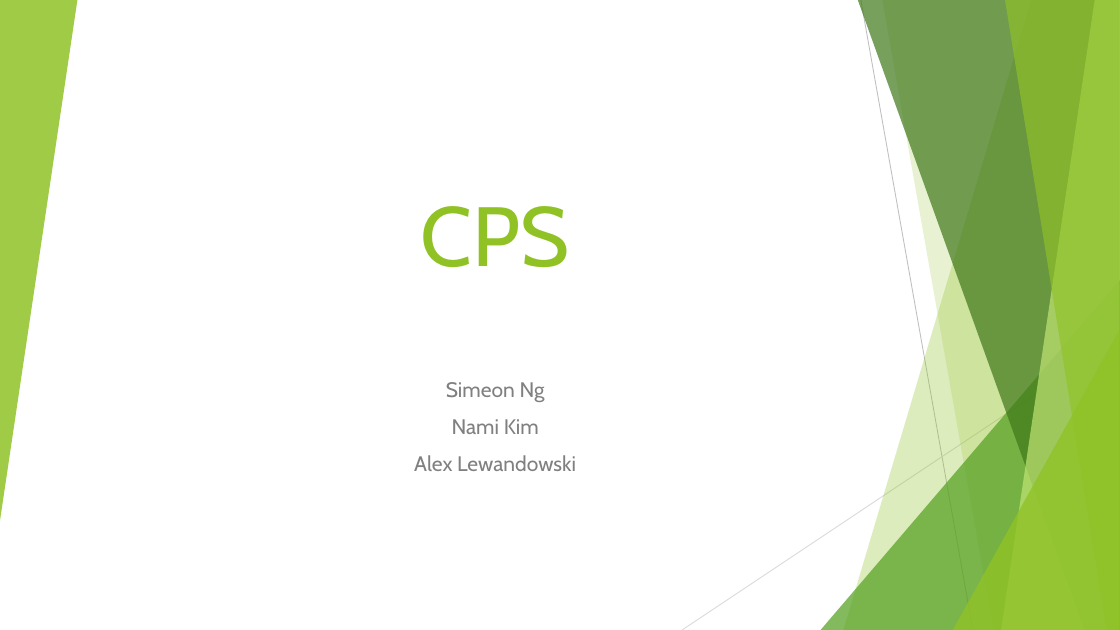
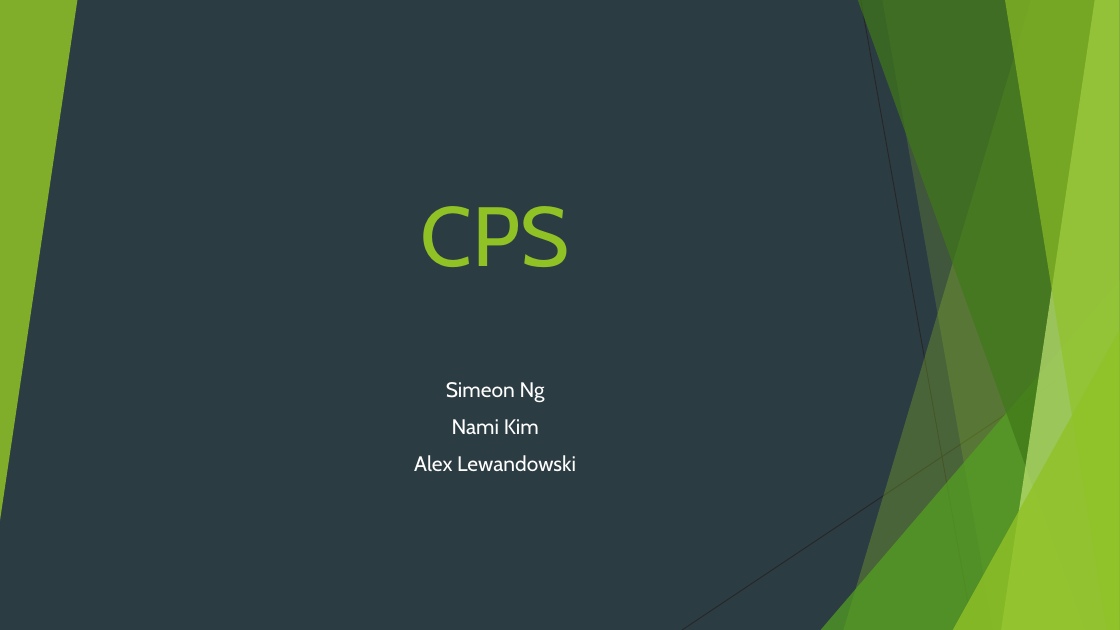
Before and after one commit to namikim97/cs372_project2_cps, a slide deck: slide 1 of CPS.pptx. Drawn at 1120x630 pixels with LibreOffice and Linux fonts; fonts in the diff are those of the drawing. Boxes give left, top, right and bottom in pixels: in the first picture for what was removed or moved away, otherwise in the second. Text is boxed around its words. In the diff, an @@ line names an element or a change of style, - is before the commit and + after.

Commit message:
add powerpoint

```diff
--- a/CPS.pptx
+++ b/CPS.pptx
@@ background #FFFFFF to #2C3C43 @@
@@ line (861, 0) - (973, 630): stroke #BFBFBF 0.75 pt to #262626 0.75 pt @@
@@ line (1120, 339) - (682, 630): stroke #D9D9D9 0.75 pt to #262626 0.75 pt @@
@@ subtitle "Simeon Ng" at [414, 382, 576, 471]: text colour #808080 to #FFFFFF @@
```
Also in this commit, not shown: 4 other slides changed.
